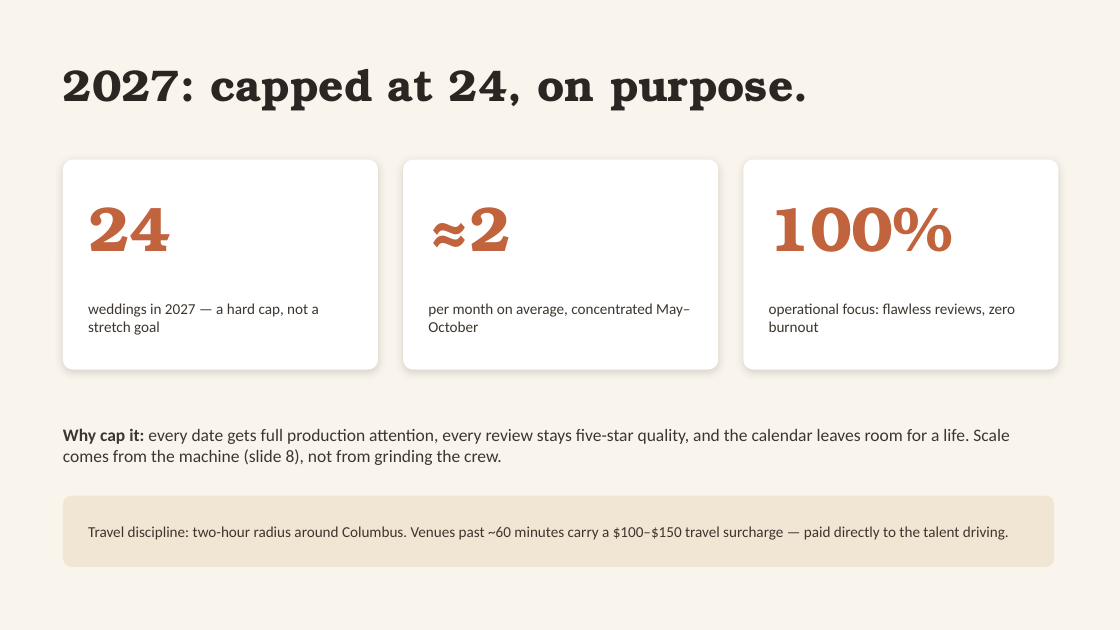
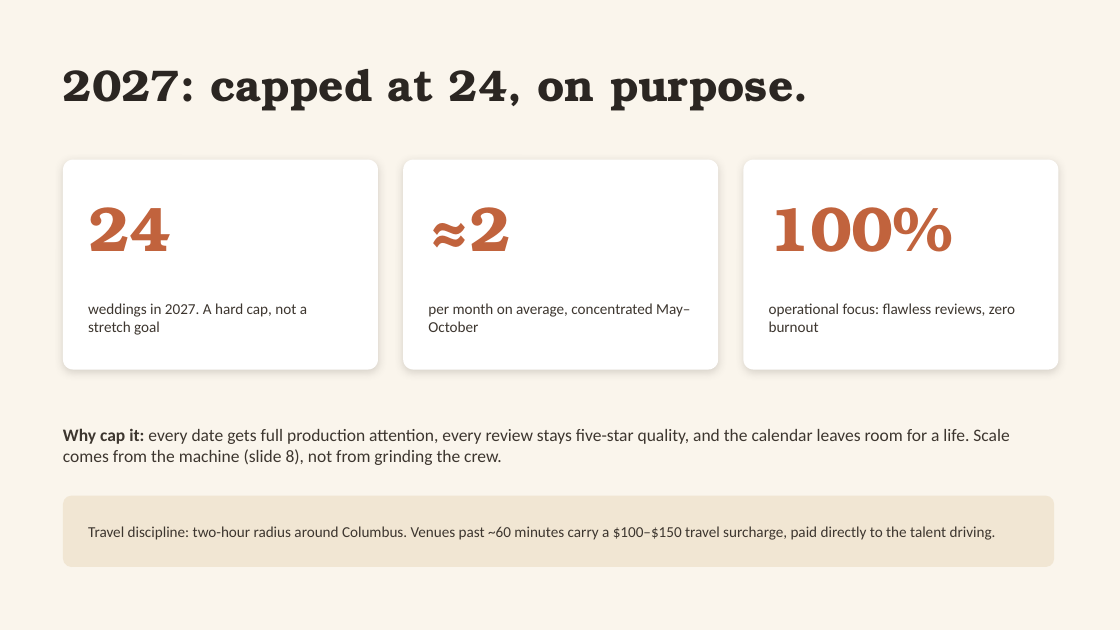
Before and after one commit to Legal-Leaf-Market/CrossroadsWeddingCo, a slide deck: slide 7 of content/partner/crossroads-partner-brief-nic.pptx. Drawn at 1120x630 pixels with LibreOffice and Linux fonts; fonts in the diff are those of the drawing. Boxes give left, top, right and bottom in pixels: in the first picture for what was removed or moved away, otherwise in the second. Text is boxed around its words. In the diff, an @@ line names an element or a change of style, - is before the commit and + after.

```diff
--- a/content/partner/crossroads-partner-brief-nic.pptx
+++ b/content/partner/crossroads-partner-brief-nic.pptx
@@ text at <box>88,303,307,335</box>: text changed @@
-weddings in 2027 — a hard cap, not a stretch goal
+weddings in 2027. A hard cap, not a stretch goal
@@ text at <box>88,526,996,540</box>: text changed @@
-Travel discipline: two-hour radius around Columbus. Venues past ~60 minutes carry a $100–$150 travel surcharge — paid directly to the talent driving.
+Travel discipline: two-hour radius around Columbus. Venues past ~60 minutes carry a $100–$150 travel surcharge, paid directly to the talent driving.
```
Also in this commit, not shown: 7 other slides changed, 30 other files.
